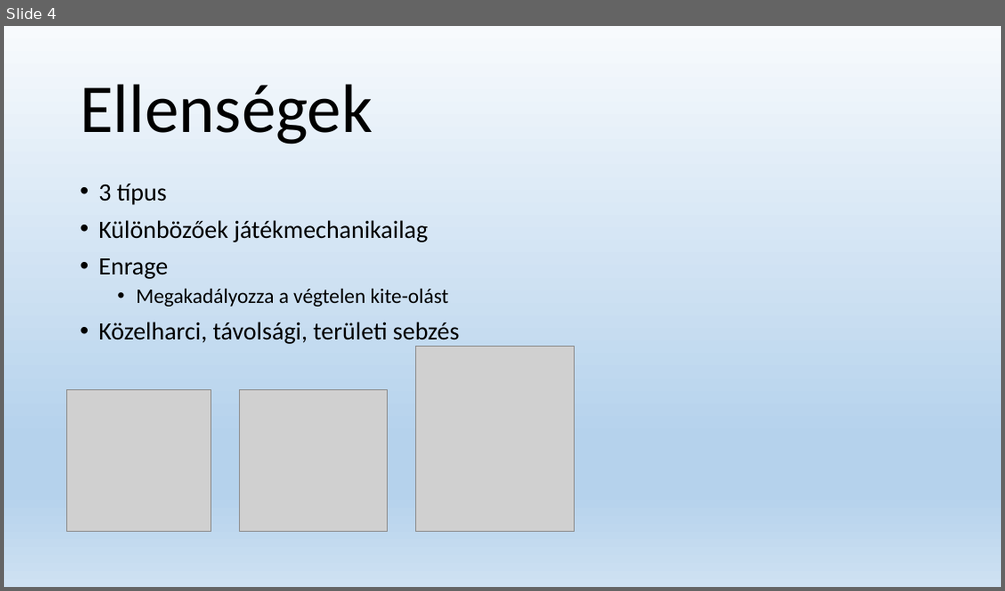
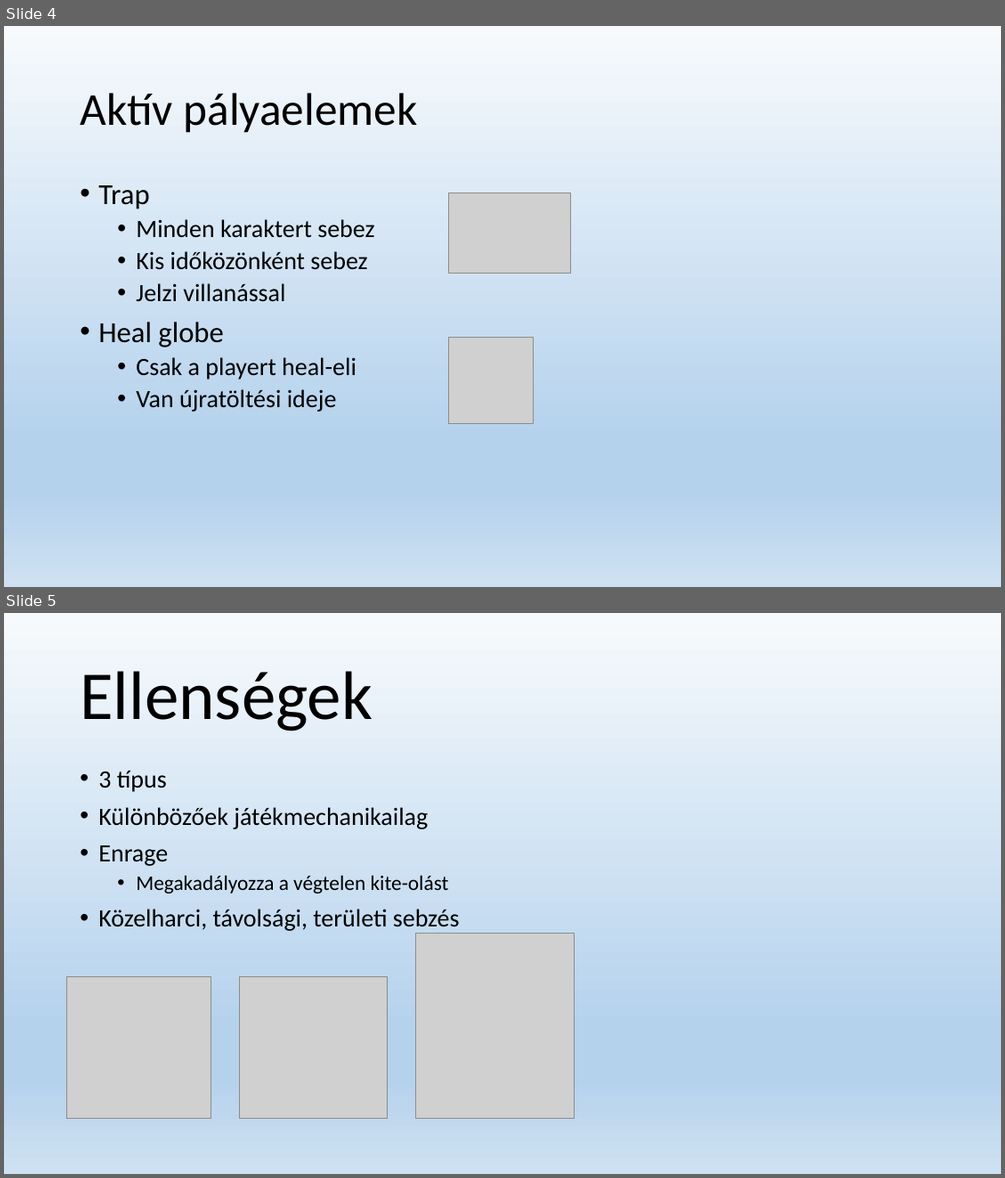
Before and after one commit to onezer/onallo_labor, a slide deck: Előadás.pptx. Shown one above the other, each under a label of ours: slide 4 before the commit, slides 4 and 5 after it. The pictures are 1005x591 and 1005x1178 pixels, drawn with LibreOffice and Linux fonts; fonts in the diff are those of the drawing; grey boxes stand for pictures. Boxes give left, top, right and bottom in pixels: in the first picture for what was removed or moved away, otherwise in the second. Text is boxed around its words. In the diff, an @@ line names an element or a change of style, - is before the commit and + after.

```diff
--- a/Előadás.pptx
+++ b/Előadás.pptx
@@ slide 4 added at bbox=[4, 26, 1001, 587], background gradient #F7FAFD to #B5D2EC to #CEE1F2 @@
@@ title added at bbox=[80, 93, 417, 133], 44 pt, text #000000 @@
+Aktív pályaelemek
@@ text added at bbox=[98, 185, 374, 411], 24 pt, text #000000 @@
+• Trap
+  • Minden karaktert sebez
+  • Kis időközönként sebez
+  • Jelzi villanással
+• Heal globe
+  • Csak a playert heal-eli
+  • Van újratöltési ideje
@@ picture added at bbox=[448, 192, 571, 273] @@
@@ picture added at bbox=[448, 338, 534, 424] @@
@@ what was slide 4 is now slide 5 @@
```
Also in this commit, not shown: 1 slide changed.
